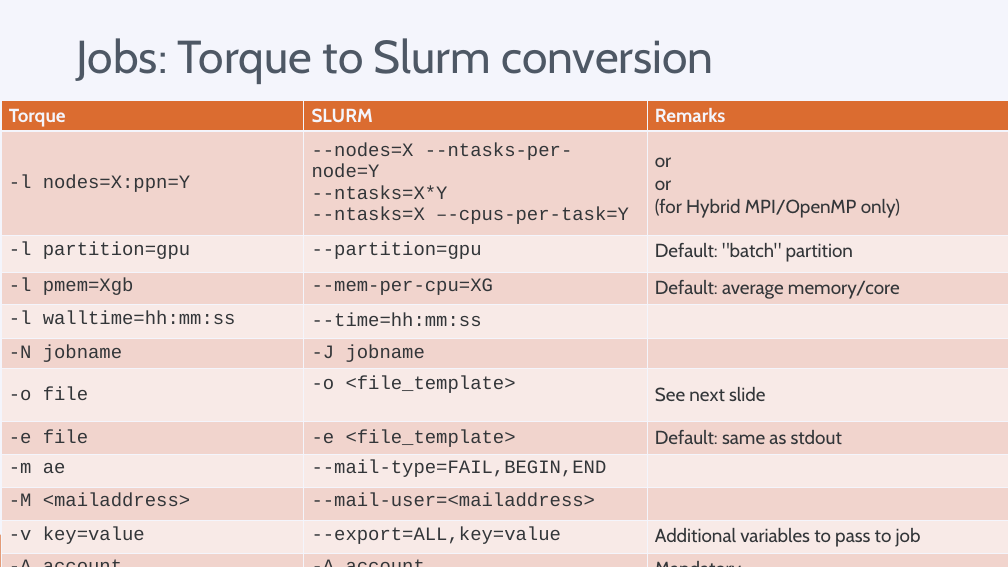
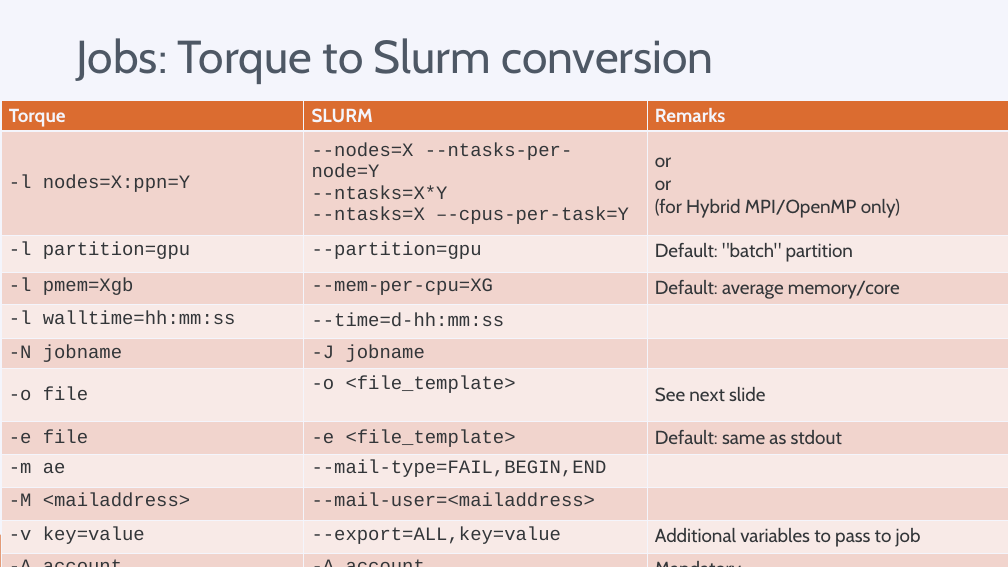
Before and after one commit to hpcleuven/Slurm-lunchbox, a slide deck: slide 16 of Slurm_Lunchbox.pptx (slide 15 before the commit). Drawn at 1008x567 pixels with LibreOffice and Linux fonts; fonts in the diff are those of the drawing; background and template pictures are left out. Boxes give left, top, right and bottom in pixels: in the first picture for what was removed or moved away, otherwise in the second. Text is boxed around its words. In the diff, an @@ line names an element or a change of style, - is before the commit and + after.

```diff
--- a/Slurm_Lunchbox.pptx
+++ b/Slurm_Lunchbox.pptx
@@ table at (2,101,1008,565) @@
-row 5, column 2: --time=hh:mm:ss
+row 5, column 2: --time=d-hh:mm:ss
```
Also in this commit, not shown: 5 other slides changed, 1 slide added.
